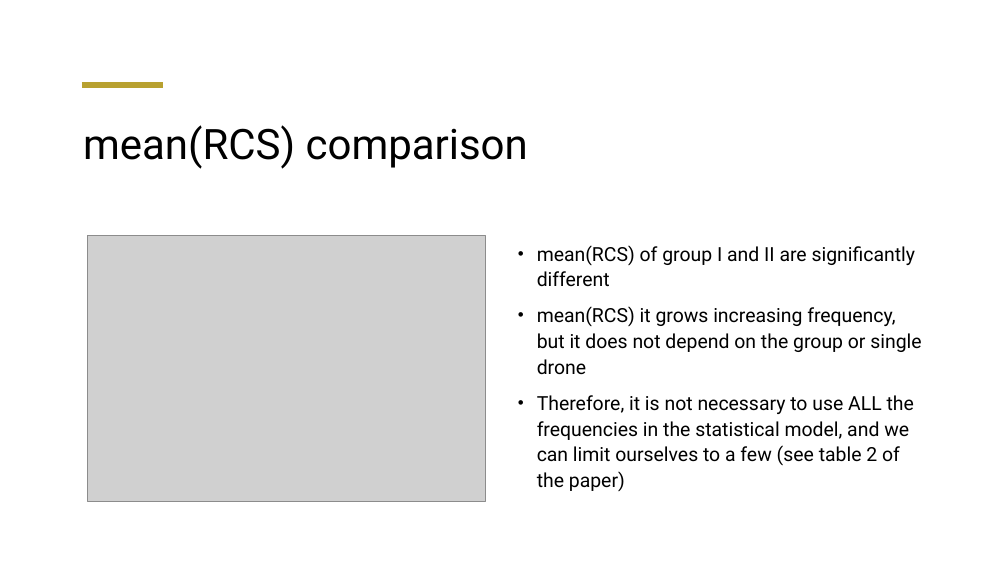
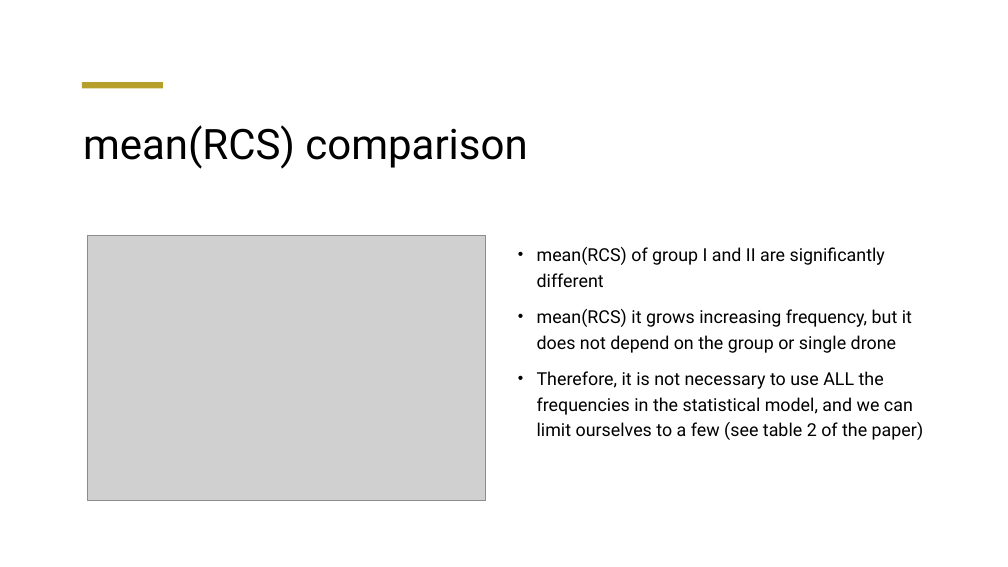
Before and after one commit to sa1g/Drone-RCS-recognition, a slide deck: slide 4 of Presentation/Presentation.pptx (slide 5 before the commit). Drawn at 1008x567 pixels with LibreOffice and Linux fonts; fonts in the diff are those of the drawing; grey boxes stand for pictures. Boxes give left, top, right and bottom in pixels: in the first picture for what was removed or moved away, otherwise in the second. Text is boxed around its words. In the diff, an @@ line names an element or a change of style, - is before the commit and + after.

Commit message:
Upload Presentation

```diff
--- a/Presentation/Presentation.pptx
+++ b/Presentation/Presentation.pptx
@@ text "mean(RCS) of group I and ..." at (537, 247, 924, 440): size 18.5 to 17 pt; line spacing 1.1 to 1.2 @@
```
Also in this commit, not shown: 10 other slides changed, 1 slide removed, 1 other file.
